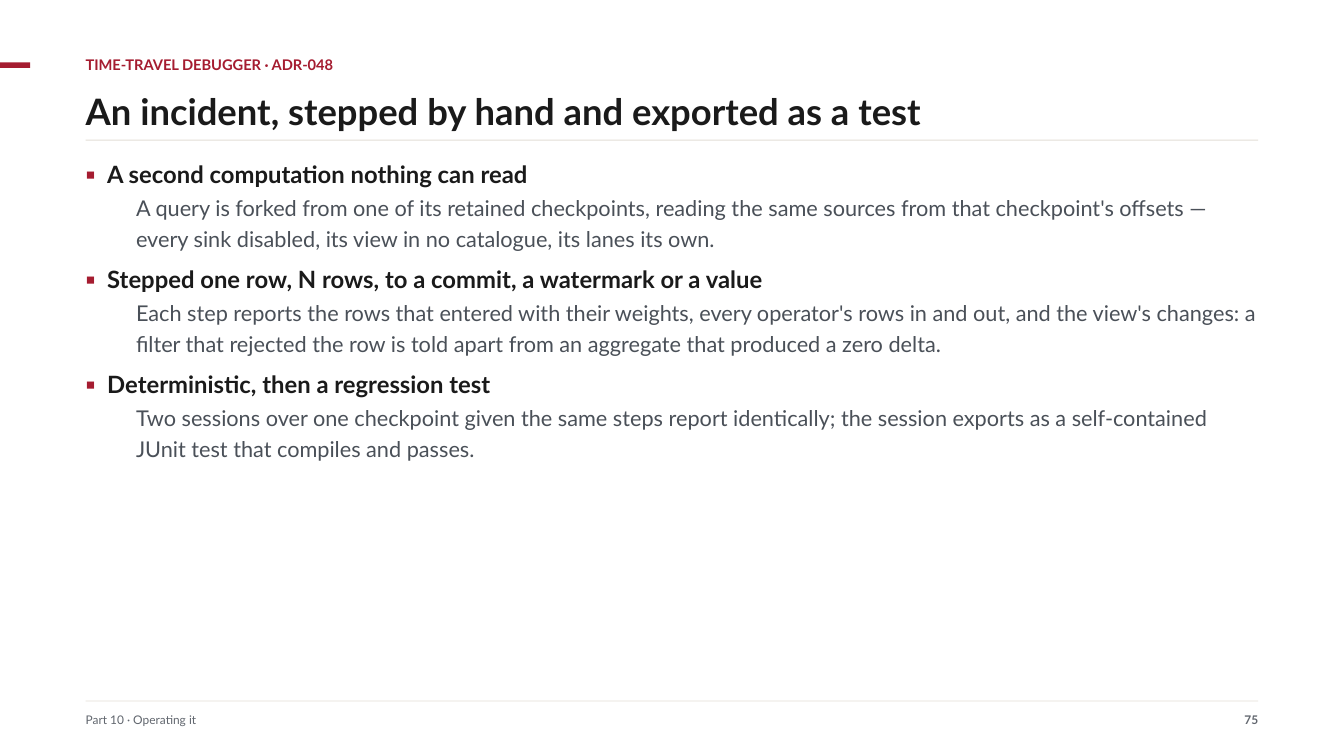
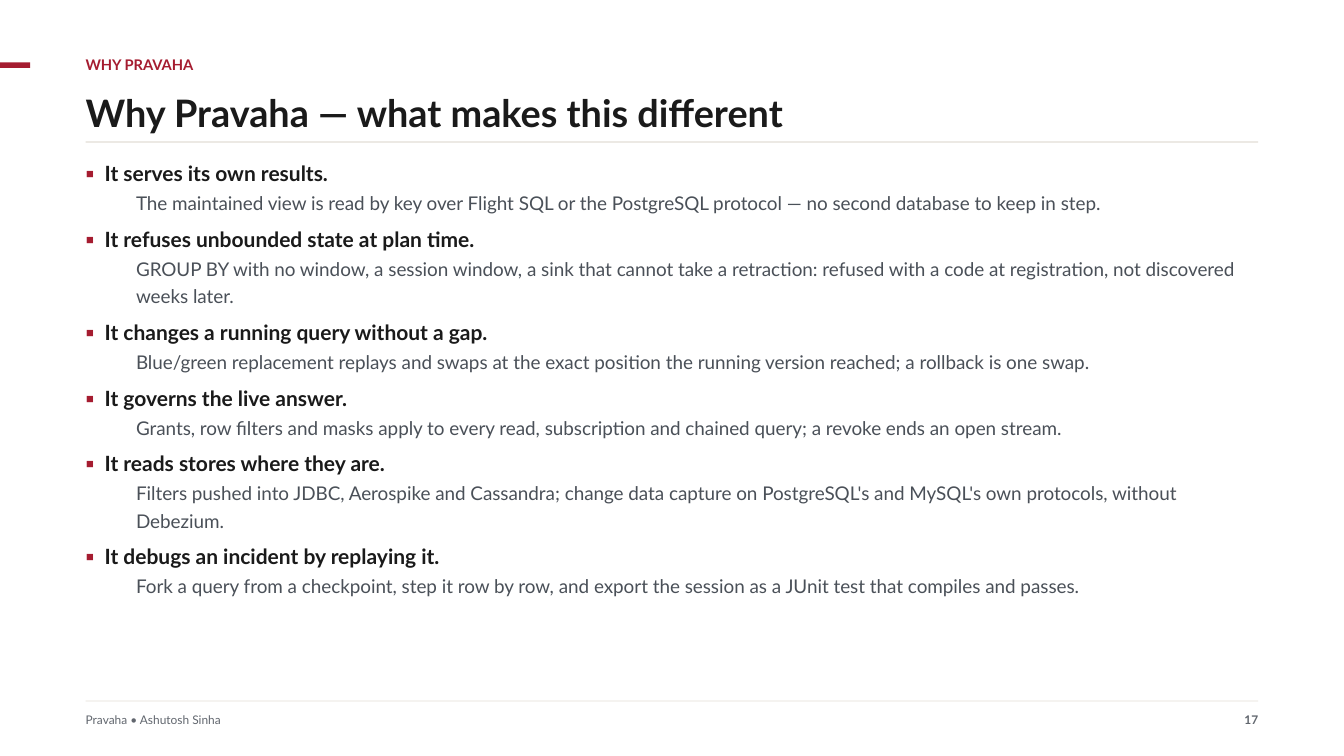
Before and after one commit to ajsinha/pravaha, a slide deck: slide 17 of docs/publications/Pravaha-Continuous-SQL-Engine-Design-and-Evidence.pptx (slide 75 before the commit). Drawn at 1344x756 pixels with LibreOffice and Linux fonts; fonts in the diff are those of the drawing. Boxes give left, top, right and bottom in pixels: in the first picture for what was removed or moved away, otherwise in the second. Text is boxed around its words. In the diff, an @@ line names an element or a change of style, - is before the commit and + after.

```diff
--- a/docs/publications/Pravaha-Continuous-SQL-Engine-Design-and-Evidence.pptx
+++ b/docs/publications/Pravaha-Continuous-SQL-Engine-Design-and-Evidence.pptx
@@ text at bbox=[86, 59, 194, 70]: text changed @@
-TIME-TRAVEL DEBUGGER · ADR-048
+WHY PRAVAHA
@@ text at bbox=[86, 99, 782, 134]: text changed; size 26 to 27 pt @@
-An incident, stepped by hand and exported as a test
+Why Pravaha — what makes this different
@@ text at bbox=[105, 165, 1235, 597]: text changed; size 15.5 to 13.5 pt @@
-▪ A second computation nothing can read
-  A query is forked from one of its retained checkpoints, reading the same sources from that checkpoint's offsets — every sink disabled, its view in no catalogue, its lanes its own.
-▪ Stepped one row, N rows, to a commit, a watermark or a value
-  Each step reports the rows that entered with their weights, every operator's rows in and out, and the view's changes: a filter that rejected the row is told apart from an aggregate that produced a zero delta.
-▪ Deterministic, then a regression test
-  Two sessions over one checkpoint given the same steps report identically; the session exports as a self-contained JUnit test that compiles and passes.
+▪ It serves its own results.
+  The maintained view is read by key over Flight SQL or the PostgreSQL protocol — no second database to keep in step.
+▪ It refuses unbounded state at plan time.
+  GROUP BY with no window, a session window, a sink that cannot take a retraction: refused with a code at registration, not discovered weeks later.
+▪ It changes a running query without a gap.
+  Blue/green replacement replays and swaps at the exact position the running version reached; a rollback is one swap.
+▪ It governs the live answer.
+  Grants, row filters and masks apply to every read, subscription and chained query; a revoke ends an open stream.
+▪ It reads stores where they are.
+  Filters pushed into JDBC, Aerospike and Cassandra; change data capture on PostgreSQL's and MySQL's own protocols, without Debezium.
+▪ It debugs an incident by replaying it.
+  Fork a query from a checkpoint, step it row by row, and export the session as a JUnit test that compiles and passes.
@@ text at bbox=[86, 715, 220, 724]: text changed @@
-Part 10 · Operating it
+Pravaha • Ashutosh Sinha
@@ text at bbox=[1244, 715, 1258, 724]: text changed @@
-75
+17
```
Also in this commit, not shown: 17 other slides changed, 38 slides added, 81 slides removed, 11 other files.
